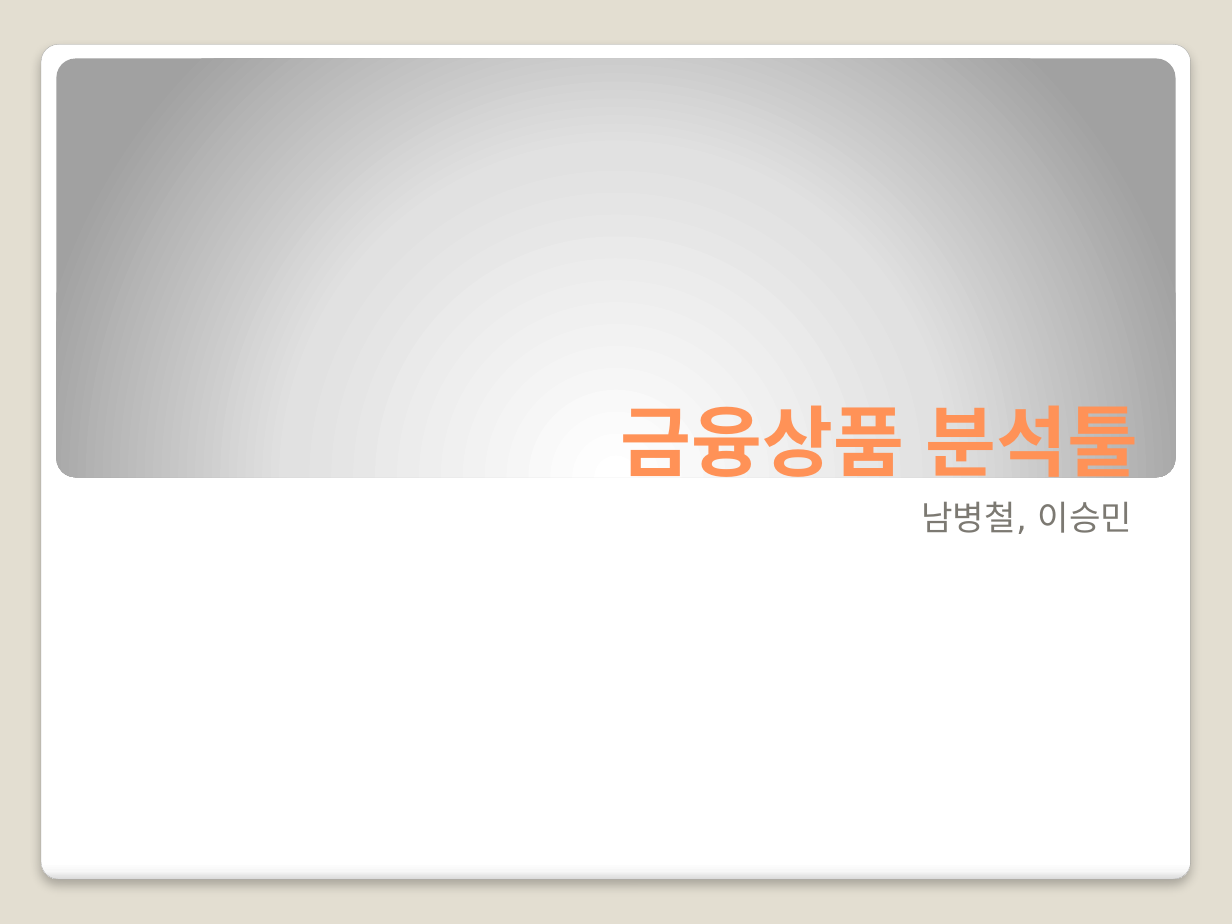
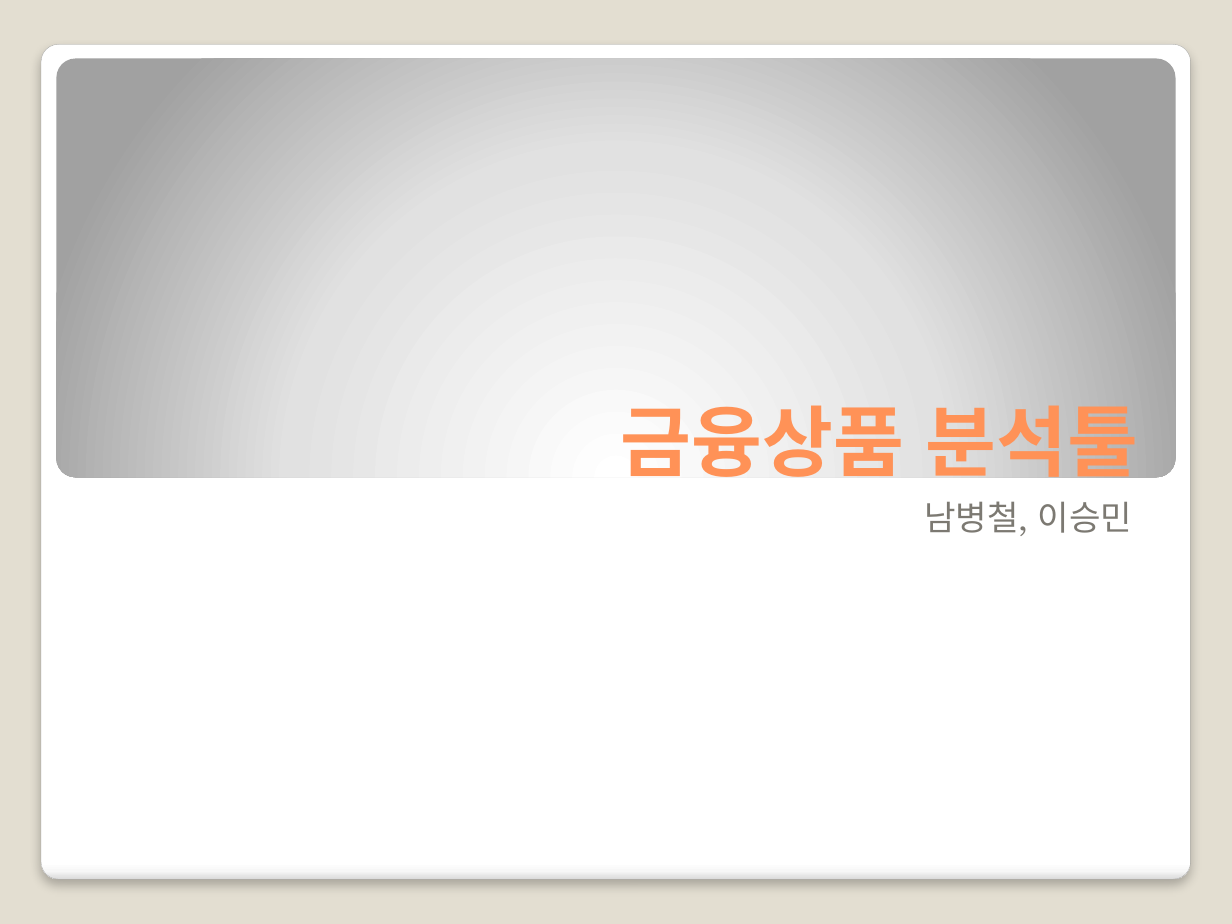
Before and after one commit to nbvc1003/stockAnalyst, a slide deck: slide 1 of 중간프로젝트2차_금융상품 분석툴20191224.pptx. Drawn at 1232x924 pixels with LibreOffice and Linux fonts; fonts in the diff are those of the drawing. Boxes give left, top, right and bottom in pixels: in the first picture for what was removed or moved away, otherwise in the second. Text is boxed around its words. In the diff, an @@ line names an element or a change of style, - is before the commit and + after.

```diff
--- a/중간프로젝트2차_금융상품 분석툴20191224.pptx
+++ b/중간프로젝트2차_금융상품 분석툴20191224.pptx
@@ subtitle "남병철, 이승민" at (x1=924, y1=501, x2=1133, y2=536): font DejaVu Sans to TeX Gyre Schola @@
```
Also in this commit, not shown: 1 other slide changed, 3 slides added, 5 other files.
